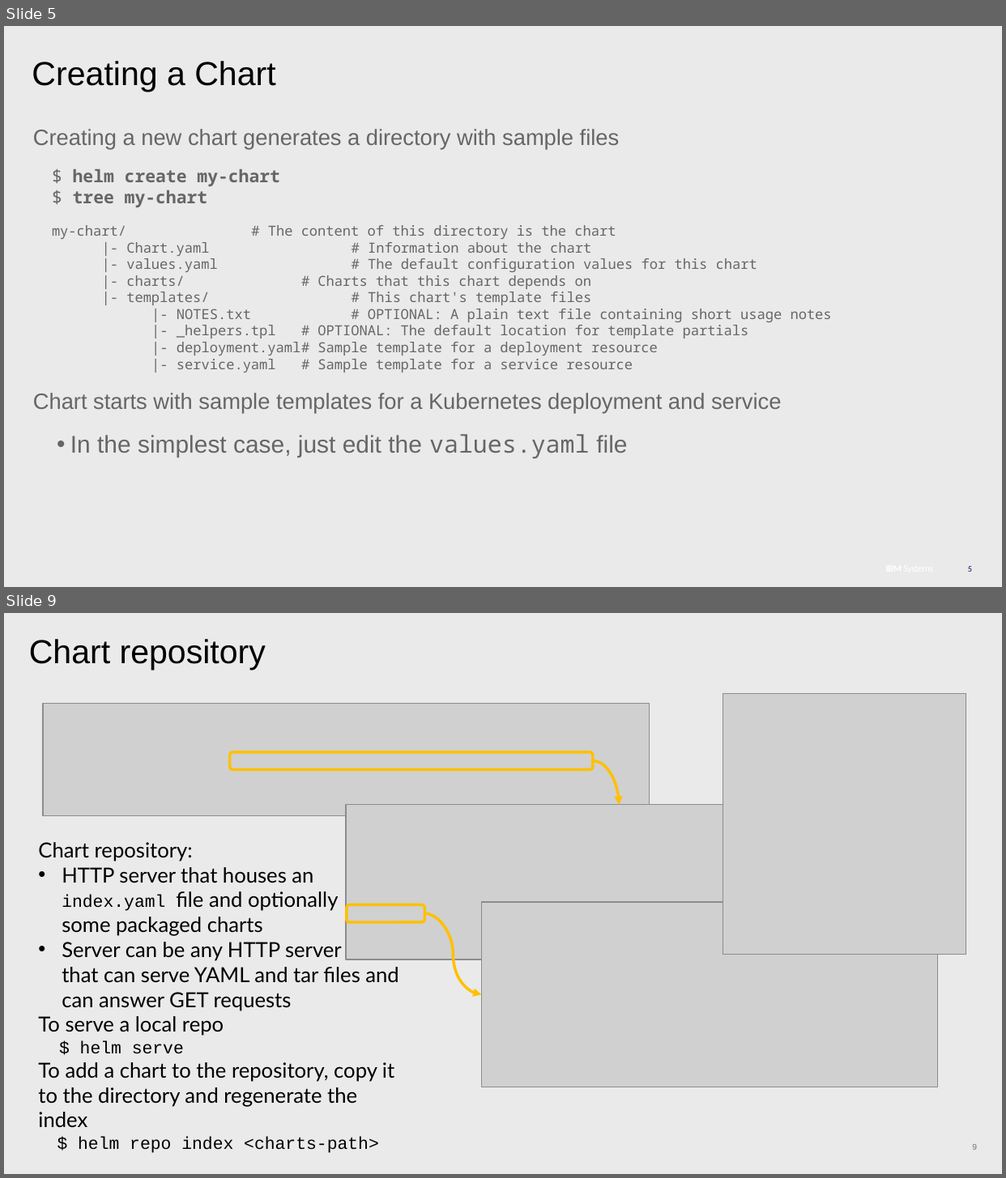
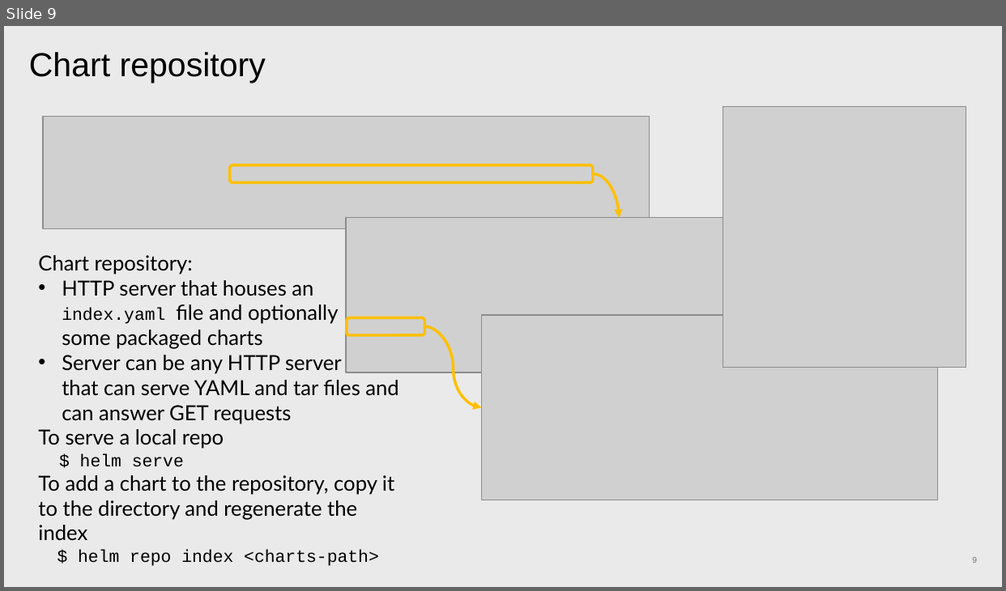
Before and after one commit to patrocinio/cloud-private-bootcamp, a slide deck: Units_development/Helm basics_AWG.pptx. Shown one above the other, each under a label of ours: slides 5 and 9 before the commit, slide 9 after it; the slides between them are not shown. The pictures are 1006x1178 and 1006x591 pixels, drawn with LibreOffice and Linux fonts; fonts in the diff are those of the drawing; grey boxes stand for pictures. Boxes give left, top, right and bottom in pixels: in the first picture for what was removed or moved away, otherwise in the second. Text is boxed around its words. In the diff, an @@ line names an element or a change of style, - is before the commit and + after.

```diff
--- a/Units_development/Helm basics_AWG.pptx
+++ b/Units_development/Helm basics_AWG.pptx
@@ slide 5 removed at box(4, 26, 1002, 587), background #EAEAEA @@
@@ title removed at box(32, 61, 275, 92) @@
-Creating a Chart
@@ text removed at box(33, 129, 832, 459) @@
-Creating a new chart generates a directory with sample files
-  $ helm create my-chart
-  $ tree my-chart
-  my-chart/ # The content of this directory is the chart
-  |- Chart.yaml # Information about the chart
-  |- values.yaml # The default configuration values for this chart
-  |- charts/ # Charts that this chart depends on
-  |- templates/ # This chart's template files
-  |- NOTES.txt # OPTIONAL: A plain text file containing short usage notes
-  |- _helpers.tpl # OPTIONAL: The default location for template partials
-  |- deployment.yaml # Sample template for a deployment resource
-  |- service.yaml # Sample template for a service resource
-Chart starts with sample templates for a Kubernetes deployment and service
-  • In the simplest case, just edit the values.yaml file
@@ page number removed at box(968, 566, 972, 572) @@
-5
```
Also in this commit, not shown: 5 slides changed, 5 slides added, 3 other slides removed.
